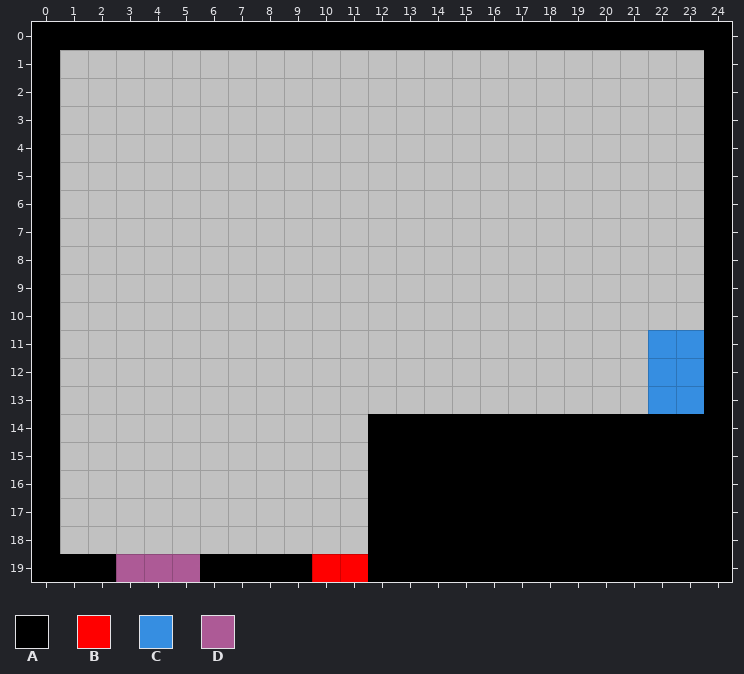
An edit to a level. Tiled map (JSON), assets/tilemaps/level3.json. Above, as it was before the edit.
Cells are 32x32 px. Shown: x 0..24, y 0..19.
Key: from "tileset01": A 0 "SolidBlock", B 1 "Trampolin", C 3 "Desaparecer", D 5 "SpawnPoint".
_ is an empty cell.
Objects are placed by their top-left corner, in cells (3,4 is the top-left corner of cell 3,4); size is 1x1 cell unless given.
Layer "layer01" before, first column x 0:
 0 AAAAAAAAAAAAAAAAAAAAAAAAA
 1 A_______________________A
 2 A_______________________A
 3 A_______________________A
 4 A_______________________A
 5 A_______________________A
 6 A_______________________A
 7 A_______________________A
 8 A_______________________A
 9 A_______________________A
10 A_______________________A
11 A_____________________CCA
12 A_____________________CCA
13 A_____________________CCA
14 A___________AAAAAAAAAAAAA
15 A___________AAAAAAAAAAAAA
16 A___________AAAAAAAAAAAAA
17 A___________AAAAAAAAAAAAA
18 A___________AAAAAAAAAAAAA
19 AAADDDAAAABBAAAAAAAAAAAAA
Once edited:
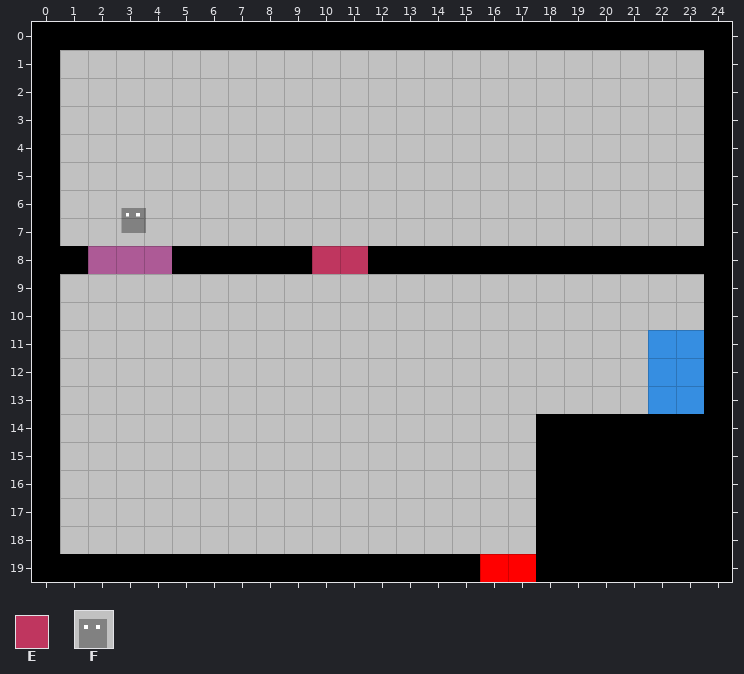
Further tiles: from "Desvanecer": E 0; from "hero": F 1.
Tiles of an added or newly shown layer are drawn over the layers below it.
From old to new:
Layer "layer01":
y 8: x 1..9 _________ -> ADDDAAAAA; x 12..23 ____________ -> AAAAAAAAAAAA
y 14..18: x 12..17 AAAAAA -> ______
y 19: x 3..5 DDD -> AAA; x 10..11 BB -> AA; x 16..17 AA -> BB
Layer "layer02" (added):
y 8: x 10..11 __ -> EE
Layer "Objects" (added):
added: F "Spawn Point" at 3.1,6.4 size 1.2x1.2
Boxes around the changes in both pictures, in picture pixels (x1, y1, x2, y2):
added: (121, 208, 146, 233)
added: (60, 246, 704, 274)
changed: (312, 414, 536, 582)
changed: (116, 554, 200, 582)
